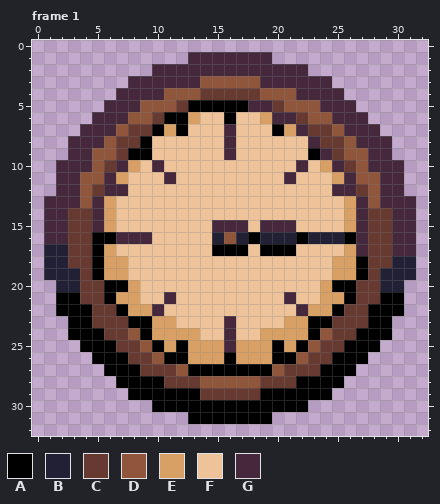
File history of a pixel-art file, assets/aseprite files/clock.aseprite. That is the earlier state.
33x33 pixels, 1 frame. Shown: frame 1. The commit also changed other frames, which this record leaves out.
Visible layers, top first: "Layer 3", "Layer 4", "Layer 2".
Palette (. is transparent): A #000000  B #222034  C #663931  D #8f563b  E #d9a066  F #eec39a  G #45283c
Pixels before, frame 1, first column x 1:
 1 ............GGGGGGG............
 2 .........GGGGGGGGGGGGG.........
 3 .......GGGGGGDDDDDGGGGGG.......
 4 ......GGGGDDDCCCCCDDDGGGG......
 5 .....GGGDDDCAAAAAGGCDDDGGG.....
 6 ....GGGDDCAAEFFAFFEGGCDDGGG....
 7 ...GGGDCCAEAFFFGFFFAEGCCDGGG...
 8 ..GGGDCCAFFFFFFGFFFFFFGCCDGGG..
 9 ..GGDDCAAFFFFFFGFFFFFFAGCDDGG..
10 .GGGDCGEFGFFFFFFFFFFFGFEGCDGGG.
11 .GGDDGEFFFGFFFFFFFFFGFFFEGDDGG.
12 .GGDCGGFFFFFFFFFFFFFFFFFGGCDGG.
13 GGGDGEFFFFFFFFFFFFFFFFFFFEGDGGG
14 GGCCGEFFFFFFFFFFFFFFFFFFFEGCCGG
15 GGCCGEFFFFFFFFGGGFGGGFFFFEGCCGG
16 GGCCAAGGGFFFFFBDBABBBABBBAGCCGG
17 BBCCAEFFFFFFFFAAAFAAAFFFFEGCCGG
18 BBCCAEEFFFFFFFFFFFFFFFFFEEACCBB
19 BBBCAEEFFFFFFFFFFFFFFFFFEEACBBB
20 .BBCCAAEFFFFFFFFFFFFFFFEAACCBB.
21 .AACCAEEFFGFFFFFFFFFGFFEEACCAA.
22 .AAACCAEEGFFFFFFFFFFFGEEACCAAA.
23 ..AACCCAAEEFFFFGFFFFEEAACCCAA..
24 ..AAACCDAEEEEFFGFFEEEEADCCAAA..
25 ...AAACCDAEAEEEGEEEAEADCCAAA...
26 ....AAACCDAAEEEAEEEAADCCAAA....
27 .....AAACCCDAAAAAAADCCCAAA.....
28 ......AAAACCCDDDDDCCCAAAA......
29 .......AAAAAACCCCCAAAAAA.......
30 .........AAAAAAAAAAAAA.........
31 ............AAAAAAA............
After the commit:
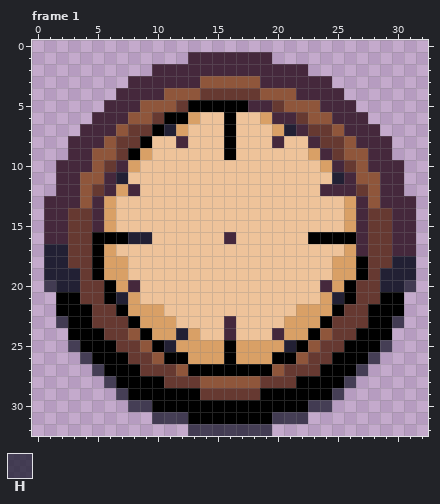
Colours new in this view: H #222034c8
Commit: added a fully functional clock and also cahnged some settings so when you resize window you dont see more
Change:
{"change": "layer \"Layer 4\" now hidden"}
{"change": "layer \"Layer 3\" now hidden"}
{"where": "frame 1"}
{"frame":1,"y":7,"x":11,"old":"EA","new":"BE"}
{"frame":1,"y":7,"x":16,"old":"G","new":"A"}
{"frame":1,"y":7,"x":20,"old":"AE","new":"EB"}
{"frame":1,"y":8,"x":12,"old":"F","new":"G"}
{"frame":1,"y":8,"x":16,"old":"G","new":"A"}
{"frame":1,"y":8,"x":20,"old":"F","new":"G"}
{"frame":1,"y":9,"x":9,"old":"A","new":"E"}
{"frame":1,"y":9,"x":16,"old":"G","new":"A"}
{"frame":1,"y":9,"x":23,"old":"A","new":"E"}
{"frame":1,"y":10,"x":10,"old":"G","new":"F"}
{"frame":1,"y":10,"x":22,"old":"G","new":"F"}
{"frame":1,"y":11,"x":7,"old":"E","new":"B"}
{"frame":1,"y":11,"x":11,"old":"G","new":"F"}
{"frame":1,"y":11,"x":21,"old":"G","new":"F"}
{"frame":1,"y":11,"x":25,"old":"E","new":"B"}
{"frame":1,"y":12,"x":7,"old":"GF","new":"EG"}
{"frame":1,"y":12,"x":24,"old":"F","new":"G"}
{"frame":1,"y":15,"x":15,"old":"GGG","new":"FFF"}
{"frame":1,"y":15,"x":19,"old":"GGG","new":"FFF"}
{"frame":1,"y":16,"x":7,"old":"GGG","new":"ABB"}
{"frame":1,"y":16,"x":15,"old":"BDBABBBABBB","new":"FGFFFFFFAAA"}
{"frame":1,"y":17,"x":15,"old":"AAA","new":"FFF"}
{"frame":1,"y":17,"x":19,"old":"AAA","new":"FFF"}
{"frame":1,"y":20,"x":1,"old":".","new":"H"}
{"frame":1,"y":20,"x":7,"old":"AE","new":"EG"}
{"frame":1,"y":20,"x":24,"old":"EA","new":"GE"}
{"frame":1,"y":20,"x":31,"old":".","new":"H"}
{"frame":1,"y":21,"x":7,"old":"E","new":"B"}
{"frame":1,"y":21,"x":11,"old":"G","new":"F"}
{"frame":1,"y":21,"x":21,"old":"G","new":"F"}
{"frame":1,"y":21,"x":25,"old":"E","new":"B"}
{"frame":1,"y":22,"x":10,"old":"G","new":"E"}
{"frame":1,"y":22,"x":22,"old":"G","new":"E"}
{"frame":1,"y":23,"x":2,"old":".","new":"H"}
{"frame":1,"y":23,"x":9,"old":"A","new":"E"}
{"frame":1,"y":23,"x":23,"old":"A","new":"E"}
{"frame":1,"y":23,"x":30,"old":".","new":"H"}
{"frame":1,"y":24,"x":12,"old":"E","new":"B"}
{"frame":1,"y":24,"x":19,"old":"EE","new":"FG"}
{"frame":1,"y":25,"x":3,"old":".","new":"H"}
{"frame":1,"y":25,"x":11,"old":"EA","new":"BE"}
{"frame":1,"y":25,"x":16,"old":"G","new":"A"}
{"frame":1,"y":25,"x":20,"old":"AE","new":"EB"}
{"frame":1,"y":25,"x":29,"old":".","new":"H"}
{"frame":1,"y":26,"x":4,"old":".","new":"H"}
{"frame":1,"y":26,"x":28,"old":".","new":"H"}
{"frame":1,"y":27,"x":5,"old":".","new":"H"}
{"frame":1,"y":27,"x":27,"old":".","new":"H"}
{"frame":1,"y":28,"x":6,"old":".","new":"H"}
{"frame":1,"y":28,"x":26,"old":".","new":"H"}
{"frame":1,"y":29,"x":7,"old":".","new":"H"}
{"frame":1,"y":29,"x":25,"old":".","new":"H"}
{"frame":1,"y":30,"x":8,"old":"..","new":"HH"}
{"frame":1,"y":30,"x":23,"old":"..","new":"HH"}
{"frame":1,"y":31,"x":10,"old":"...","new":"HHH"}
{"frame":1,"y":31,"x":20,"old":"...","new":"HHH"}
{"frame":1,"y":32,"x":13,"old":".......","new":"HHHHHHH"}
